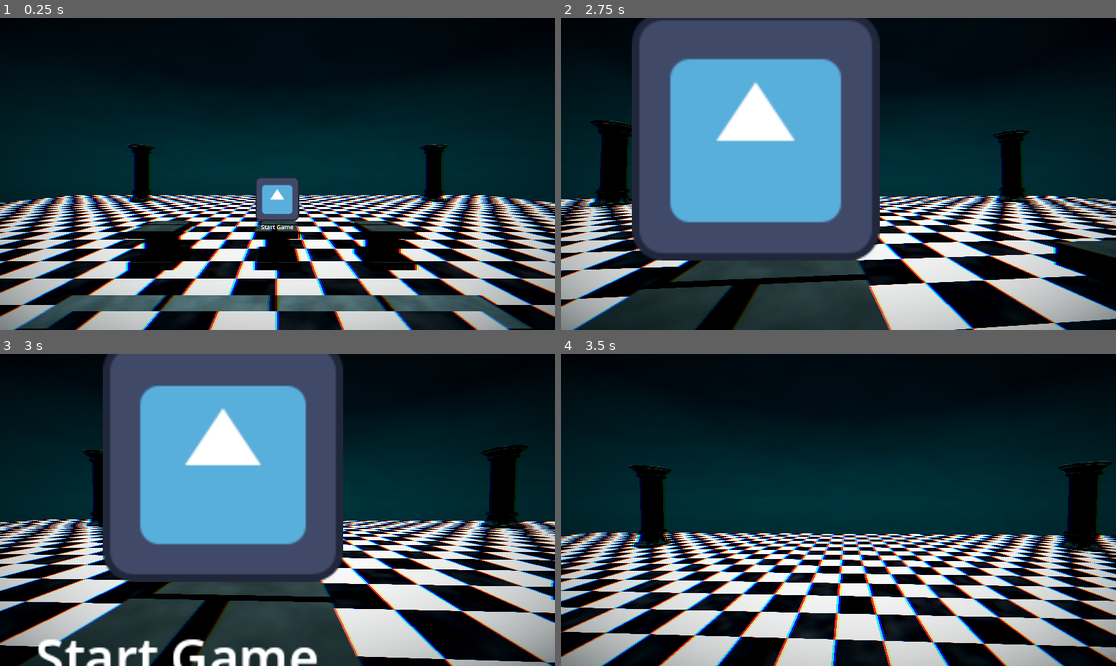
Above: before the commit, frames 1-4 (two rows, left to right).
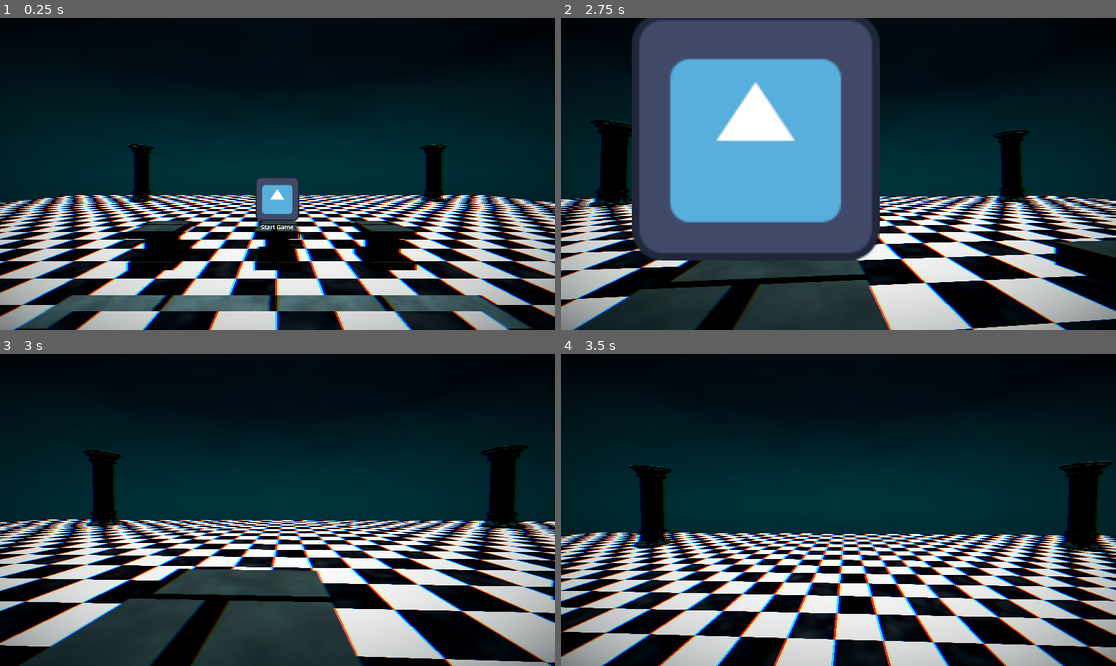
Above: after the commit, the same moments.

Repository: moonwavestudios/Voidscape
Game: Godot game, scene res://main.tscn
Same seed, same stepped clock (60 frames per second), same inputs: the game is played once before the commit and once after it. The engine's default icon, where the game draws it, is replaced by a stand-in: a white triangle on a blue panel in a dark square.
Inputs (mouse positions are in pixels of both pictures, inside the frame that each line leads up to):
- Up to frame 1 (0.25 s): no input
- Up to frame 2 (2.75 s): tap Enter (ui_accept) at 0.5, 0.77, 1.52 s; move the mouse to (866, 174) at 0.52 s; hold Up (ui_up) from 0.53 s (still down); tap F (interact) at 0.6, 1.25, 1.55, 2, 2.1 s; move the mouse to (810, 174) at 1.27 s; tap E (dash) at 1.35 s; move the mouse to (849, 167) at 2.02 s
- Up to frame 3 (3 s): keep holding Up (ui_up); tap F (interact) at 2.75, 2.85 s; move the mouse to (271, 516) at 2.77 s
- Up to frame 4 (3.5 s): keep holding Up (ui_up); tap Enter (ui_accept) at 3.02 s

Frames 1-2 are identical in both runs. In frame 3, 33% of the frame differs, in the area x 6-62%, y 0-100%; in frame 4, nothing differs.

Commit message:
working on stuff

Diff:
--- a/scripts/active_modifiers.gd
+++ b/scripts/active_modifiers.gd
@@ -26,6 +26,19 @@
 	}
 }
 
+func get_random_options(modifier_type: String, count: int = 3) -> Dictionary:
+	if not all_modifiers.has(modifier_type):
+		return {}
+	var pool = all_modifiers[modifier_type].duplicate()
+	for key in active_modifiers[modifier_type].keys():
+		pool.erase(key)
+	var result = {}
+	var keys = pool.keys()
+	keys.shuffle()
+	for i in range(min(count, keys.size())):
+		result[keys[i]] = pool[keys[i]]
+	return result
+
 func _add_modifier(modifier_type: String, modifier_name: String, modifier_effect: String) -> void:
 	if active_modifiers.has(modifier_type):
 		active_modifiers[modifier_type][modifier_name] = modifier_effect
--- a/scripts/idk.gd
+++ b/scripts/idk.gd
@@ -5,25 +5,58 @@
 var selection_started = false
 
 func _ready() -> void:
-	$ProximityPrompt.prompt_triggered.connect(_on_interacted)
+	$ProximityPrompt.prompt_triggered.connect(func(_i): _on_slot_chosen(0))
 	$ProximityPrompt2.prompt_triggered.connect(_on_interacted_2)
-	$ProximityPrompt3.prompt_triggered.connect(_on_interacted_3)
+	$ProximityPrompt3.prompt_triggered.connect(func(_i): _on_slot_chosen(2))
 
-func _on_interacted(interactor: Node) -> void:
-	print("test")
-
-func _on_interacted_2(interactor: Node) -> void:
+func _on_interacted_2(_interactor: Node) -> void:
 	if not selection_started:
 		selection_started = true
-		print(selection_started)
 		$ProximityPrompt2.reset_activations()
+		_populate_slots()
 		_activate_other_prox()
 		_activate_all_slots()
 	else:
-		print("test")
+		_on_slot_chosen(1)
 
-func _on_interacted_3(interactor: Node) -> void:
-	print("test")
+func _on_slot_chosen(slot_index: int) -> void:
+	if not selection_started:
+		return
+	var slot = _get_slot(slot_index)
+	if not slot or not slot.has_meta("mod_name"):
+		return
+	ActiveModifiers._add_modifier(
+		slot.get_meta("category"),
+		slot.get_meta("mod_name"),
+		slot.get_meta("mod_effect")
+	)
+	selection_started = false
+	_deactivate_other_prox()
+	_hide_all_slots()
+
+func _populate_slots() -> void:
+	var level = game.level
+	var categories = ["Threats"]
+	if level % 3 == 0:
+		categories.append("Buffs")
+		categories.append("Curses")
+
+	var slot_index = 0
+	for category in categories:
+		var options = ActiveModifiers.get_random_options(category, 3)
+		for mod_name in options.keys():
+			var slot = _get_slot(slot_index)
+			if slot:
+				slot.set_meta("category", category)
+				slot.set_meta("mod_name", mod_name)
+				slot.set_meta("mod_effect", options[mod_name])
+			slot_index += 1
+
+func _get_slot(index: int) -> Node:
+	for child in get_children():
+		if child.name == "slot" + str(index + 1):
+			return child
+	return null
 
 func _activate_other_prox() -> void:
 	for prox in get_children():
@@ -39,3 +72,16 @@
 	for prox in get_children():
 		if prox.name.contains("ProximityPrompt"):
 			prox.enabled = false
+
+func _hide_all_slots() -> void:
+	for child in get_children():
+		if child.name.contains("slot"):
+			child.visible = false
+
+func on_slot_chosen(category: String, mod_name: String, mod_effect: String) -> void:
+	ActiveModifiers._add_modifier(category, mod_name, mod_effect)
+	selection_started = false
+	_deactivate_other_prox()
+	for slot in get_children():
+		if slot.name.contains("slot"):
+			slot.visible = false
